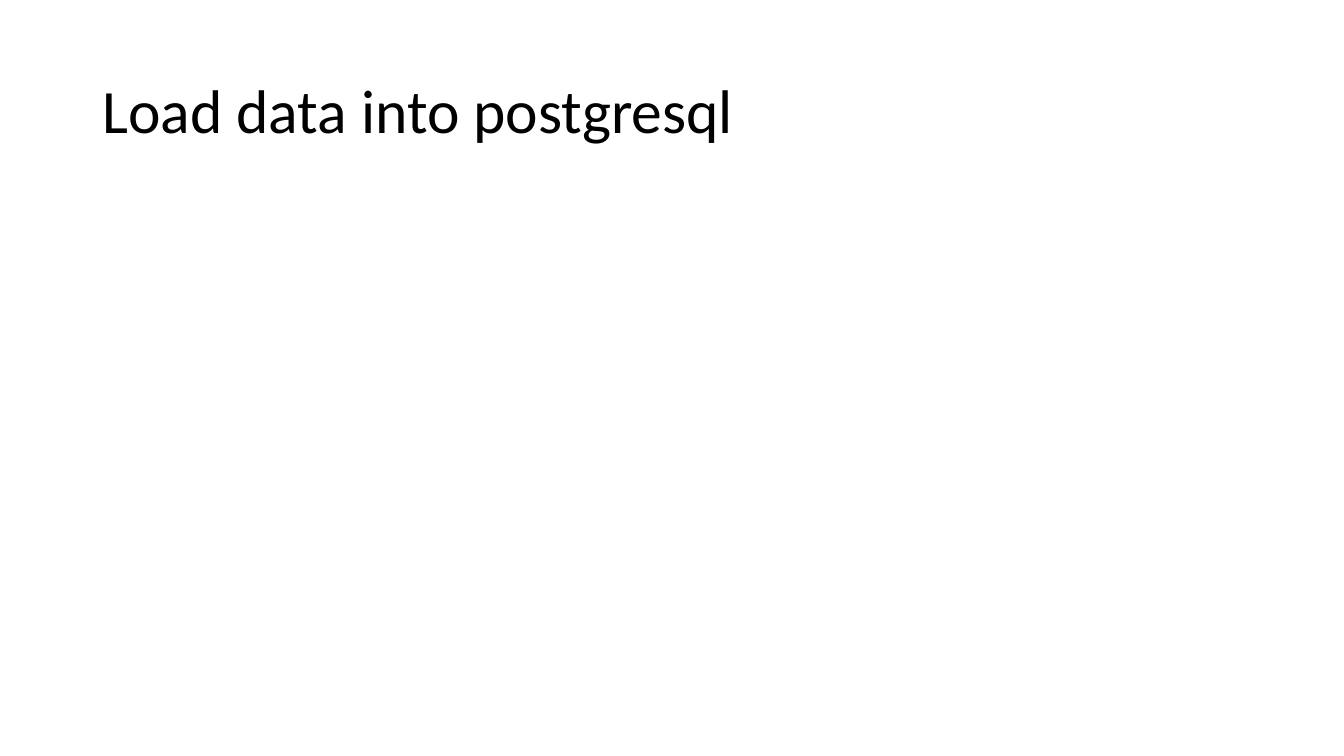
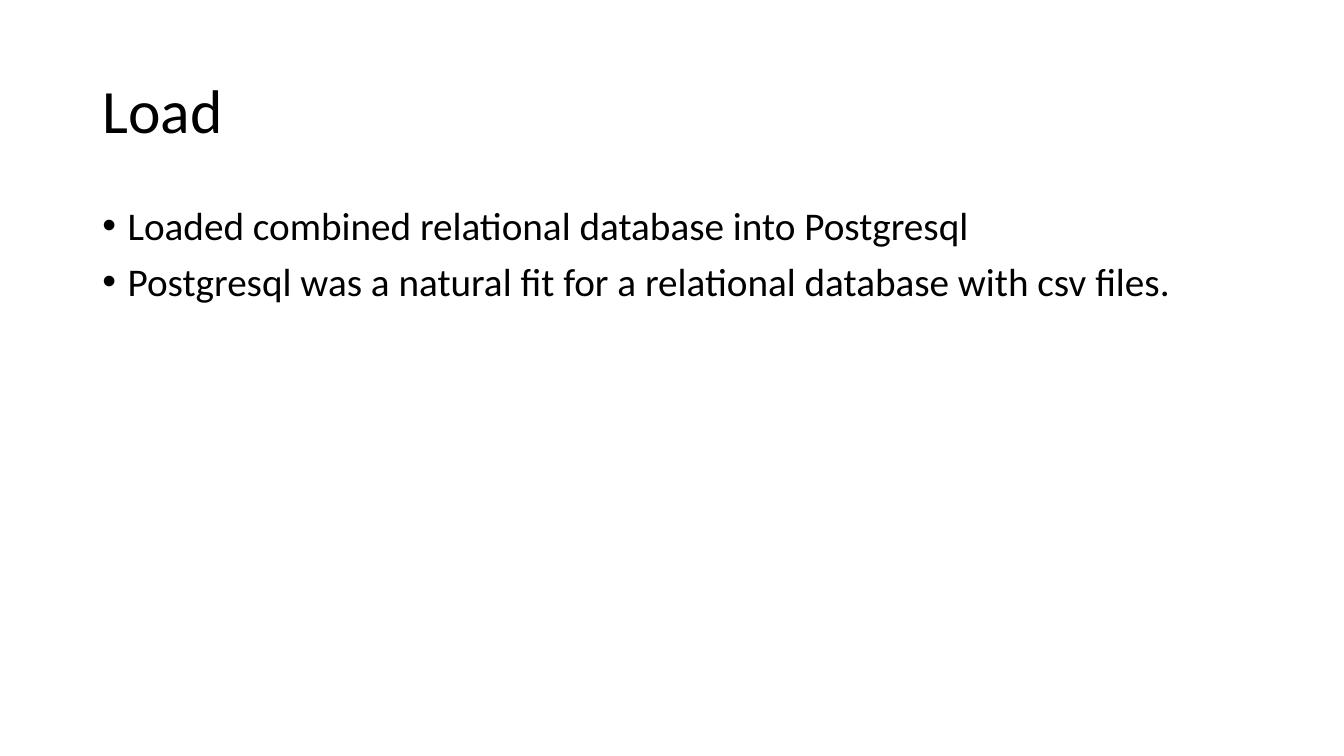
Before and after one commit to arhumk/ETLProject, a slide deck: slide 4 of NYC Airbnb and Restaurant ETL Project.pptx. Drawn at 1344x756 pixels with LibreOffice and Linux fonts; fonts in the diff are those of the drawing. Boxes give left, top, right and bottom in pixels: in the first picture for what was removed or moved away, otherwise in the second. Text is boxed around its words. In the diff, an @@ line names an element or a change of style, - is before the commit and + after.

Commit message:
Revised powerpoint

```diff
--- a/NYC Airbnb and Restaurant ETL Project.pptx
+++ b/NYC Airbnb and Restaurant ETL Project.pptx
@@ title at (102,90,222,134): text changed @@
-Load data into postgresql
+Load
@@ text added at (128,212,1169,303), 28 pt, text #000000 @@
+• Loaded combined relational database into Postgresql
+• Postgresql was a natural fit for a relational database with csv files.
```
